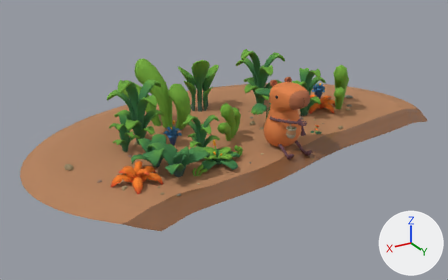
The glTF model apps/website/public/models/riverside/hero.glb: old version first, new version second.
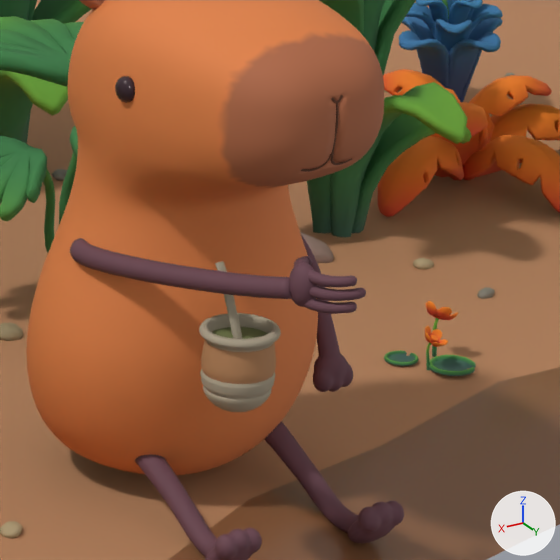
Each version appears first whole from a 50 mm lens placed at (19.2, 25.69, 14.12), pointed at (1.75, -3.39, -0.42), and next in a close-up on the part from 58% to 74% of the width and 31% to 56% of the height. Lighting does not change. The marker at lower right points along +X, +Y and +Z. The last two pictures show the newer version. Both versions are drawn at full value of the shape key 'Sip 07' of 'Right • seamless arm and three-finger paw.001'; the numbers are the values there. Vertices at exactly the same position are counted once.

In view in the first close-up: 'Body • soft continuous head and belly.001', 'Left • seamless arm and three-finger paw.001', 'Left • seamless leg and three-toed foot.001', 'Mate | Oak cup.002', 'Pack plant 014 • Plant.002', 'Pack plant 015 • Plant.002', 'Pack plant 028 • Plant.002', 'Pack plant 074 • Plant.002', 'Pack plant 078 • Plant.002', 'Right • seamless arm and three-finger paw.001', 'Right • seamless leg and three-toed foot.001', 'Warm sculpted riverbank.002' and 14 more.
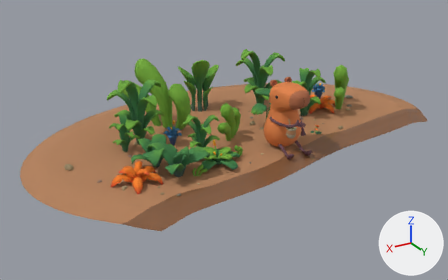
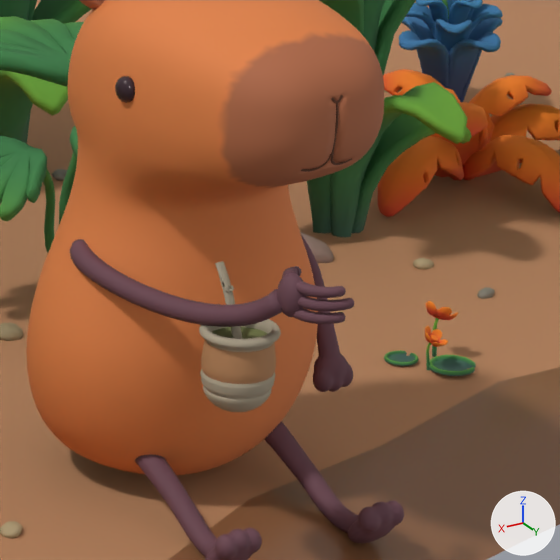
What differs and where, as boxes [x1, y1, x2, y2] in the close-ups (560 x 560 px; the box of a moved part takes in the faces that stretch with it):
'Right • seamless arm and three-finger paw.001', reshaped (16% taller)
    before: [70, 238, 366, 314]
    after: [70, 239, 354, 327]
part 1 of me_right_arm_with_natural_side_attachment_and_soft_arc___evaluated_web, moved or reshaped
    before: [289, 263, 318, 307]
    after: [277, 273, 306, 317]
part 2 of me_right_arm_with_natural_side_attachment_and_soft_arc___evaluated_web, moved or reshaped
    before: [303, 298, 353, 314]
    after: [292, 308, 342, 324]
part 3 of me_right_arm_with_natural_side_attachment_and_soft_arc___evaluated_web, moved or reshaped
    before: [351, 301, 357, 312]
    after: [340, 312, 346, 322]
part 4 of me_right_arm_with_natural_side_attachment_and_soft_arc___evaluated_web, moved or reshaped
    before: [309, 285, 366, 301]
    after: [298, 296, 354, 311]
part 5 of me_right_arm_with_natural_side_attachment_and_soft_arc___evaluated_web, moved or reshaped
    before: [307, 270, 353, 287]
    after: [296, 280, 342, 298]
part 6 of me_right_arm_with_natural_side_attachment_and_soft_arc___evaluated_web, moved or reshaped
    before: [351, 275, 357, 286]
    after: [339, 286, 346, 296]
part 7 of me_right_arm_with_natural_side_attachment_and_soft_arc___evaluated_web, moved or reshaped
    before: [294, 256, 312, 267]
    after: [282, 266, 301, 277]
part 8 of me_right_arm_with_natural_side_attachment_and_soft_arc___evaluated_web, moved or reshaped
    before: [70, 238, 292, 299]
    after: [70, 239, 282, 327]

What changed in the scene script:
```text
Change me_right_arm_with_natural_side_attachment_and_soft_arc___evaluated_web:
    used by ob_right___seamless_arm_and_three_finger_paw_001; location = (0.0, 0.0, 0.0)
    remove me_right_arm_with_natural_side_attachment_and_soft_arc___evaluated_web.from_pydata(...)  # 1577 vertices, 3116 faces; spans x 0.06..0.97, y -0.05..2.23, z 1.86..2.36
    add me_right_arm_with_natural_side_attachment_and_soft_arc___evaluated_web.from_pydata(...)  # 1577 vertices, 3116 faces; spans x 0.11..0.97, y -0.05..2.18, z 1.74..2.28
    me_right_arm_with_natural_side_attachment_and_soft_arc___evaluated_web part 1: the loose piece of 222 vertices spanning x 0.25..0.44, y 1.78..2.0, z 2.05..2.36 is moved by (0.05, -0.05, -0.08)
    me_right_arm_with_natural_side_attachment_and_soft_arc___evaluated_web part 2: the loose piece of 180 vertices spanning x 0.14..0.38, y 1.87..2.21, z 2.05..2.15 is moved by (0.05, -0.05, -0.08)
    me_right_arm_with_natural_side_attachment_and_soft_arc___evaluated_web part 3: the loose piece of 62 vertices spanning x 0.11..0.19, y 2.14..2.22, z 2.07..2.14 is moved by (0.05, -0.05, -0.08)
    me_right_arm_with_natural_side_attachment_and_soft_arc___evaluated_web part 4: the loose piece of 241 vertices spanning x 0.06..0.38, y 1.87..2.23, z 2.15..2.24 is moved by (0.05, -0.05, -0.08)
    me_right_arm_with_natural_side_attachment_and_soft_arc___evaluated_web part 5: the loose piece of 180 vertices spanning x 0.14..0.38, y 1.87..2.21, z 2.24..2.34 is moved by (0.05, -0.05, -0.08)
    me_right_arm_with_natural_side_attachment_and_soft_arc___evaluated_web part 6: the loose piece of 62 vertices spanning x 0.12..0.19, y 2.14..2.21, z 2.26..2.33 is moved by (0.05, -0.05, -0.08)
    me_right_arm_with_natural_side_attachment_and_soft_arc___evaluated_web part 7: the loose piece of 168 vertices spanning x 0.13..0.37, y 1.64..1.89, z 2.22..2.36 is moved by (0.05, -0.05, -0.08)
    me_right_arm_with_natural_side_attachment_and_soft_arc___evaluated_web part 8: 383 of 1577 vertices moved; they spanned x 0.32..0.97, y -0.03..1.88, z 1.86..2.25 and now span x 0.37..0.97, y -0.03..1.85, z 1.74..2.15; mean shift (0.03, -0.03, -0.14); largest move (0.64, 1.29, 2.15) -> (0.68, 1.25, 1.9)
    other edits to the shape of me_right_arm_with_natural_side_attachment_and_soft_arc___evaluated_web do not show in these pictures
```
